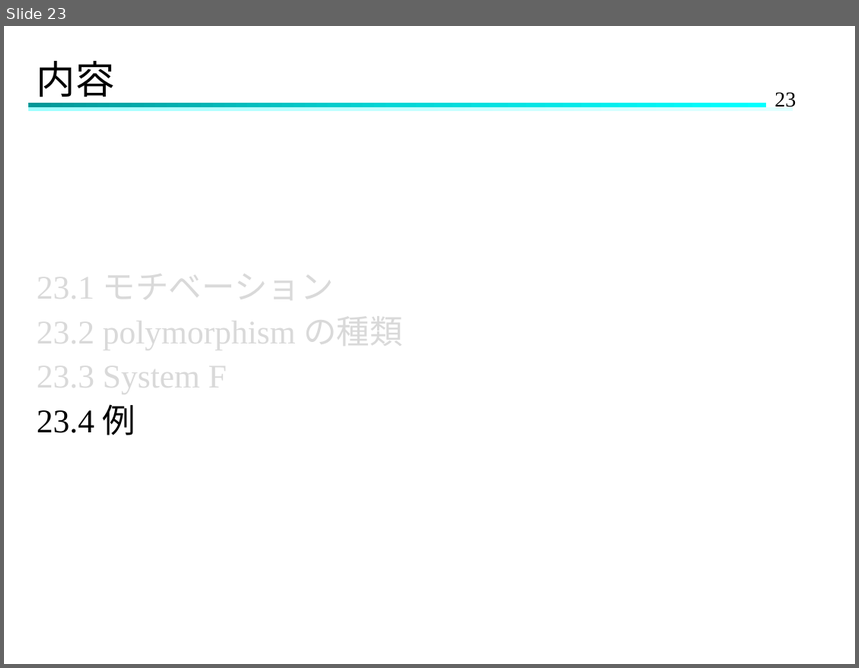
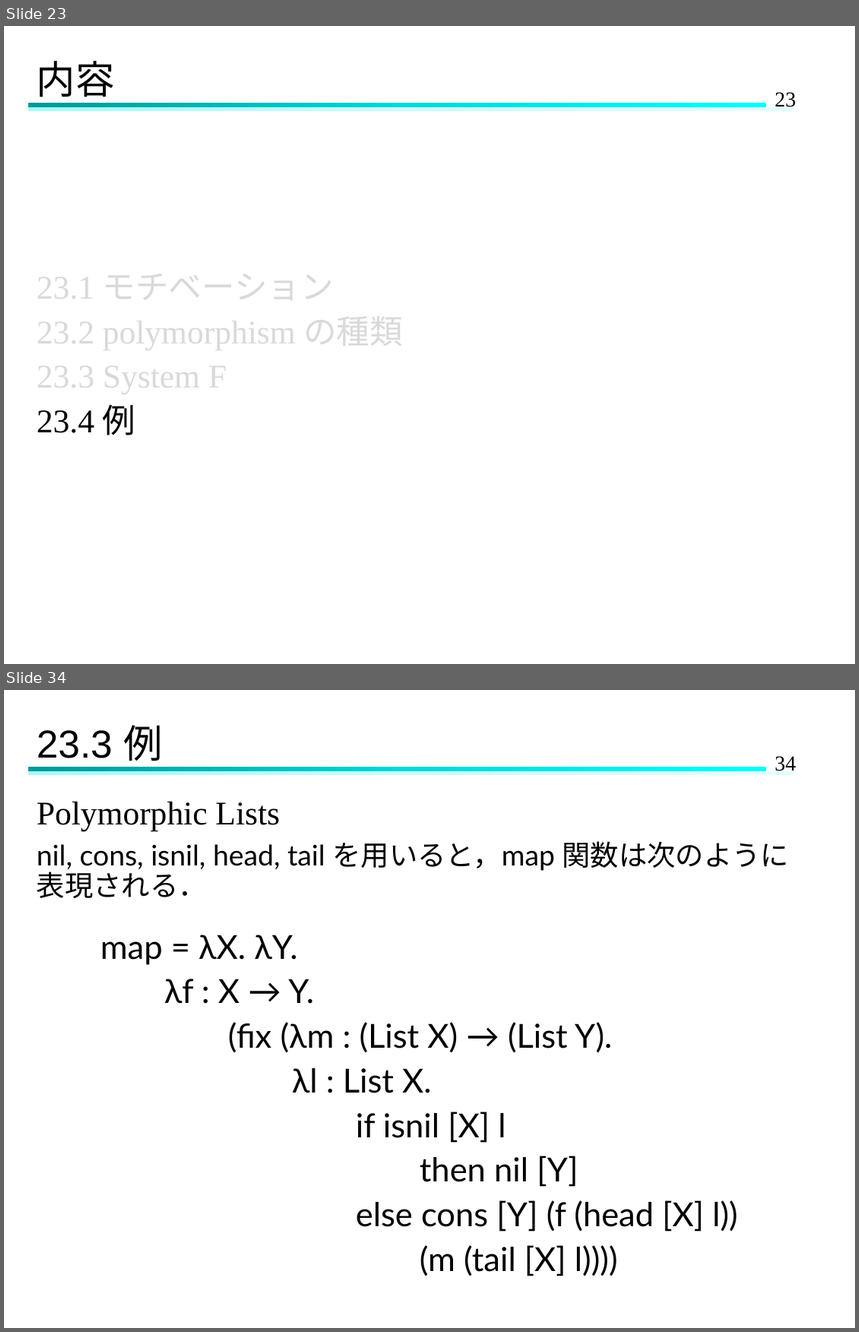
Before and after one commit to Hinata-Mikami/HinataMikami, a slide deck: 研究室関連/TAPL/TAPL-23.pptx. Shown one above the other, each under a label of ours: slide 23 before the commit, slides 23 and 34 after it; the slides between them are not shown. The pictures are 859x668 and 859x1332 pixels, drawn with LibreOffice and Linux fonts; fonts in the diff are those of the drawing. Boxes give left, top, right and bottom in pixels: in the first picture for what was removed or moved away, otherwise in the second. Text is boxed around its words. In the diff, an @@ line names an element or a change of style, - is before the commit and + after.

```diff
--- a/研究室関連/TAPL/TAPL-23.pptx
+++ b/研究室関連/TAPL/TAPL-23.pptx
@@ slide 34 added at box(4, 690, 855, 1328), background #FFFFFF; not listed: 3 template elements that a slide beside it also shows @@
@@ title added at box(37, 725, 162, 768), 33 pt, text #000000 @@
+23.3 例
@@ text added at box(37, 801, 790, 1277), 28 pt, text #000000 @@
+Polymorphic Lists
+nil, cons, isnil, head, tail を用いると，map 関数は次のように 表現される．
+map = λX. λY.
+λf : X → Y.
+(fix (λm : (List X) → (List Y).
+λl : List X.
+if isnil [X] l
+then nil [Y]
+else cons [Y] (f (head [X] l))
+(m (tail [X] l))))
```
Also in this commit, not shown: 4 slides changed, 15 other slides added.
